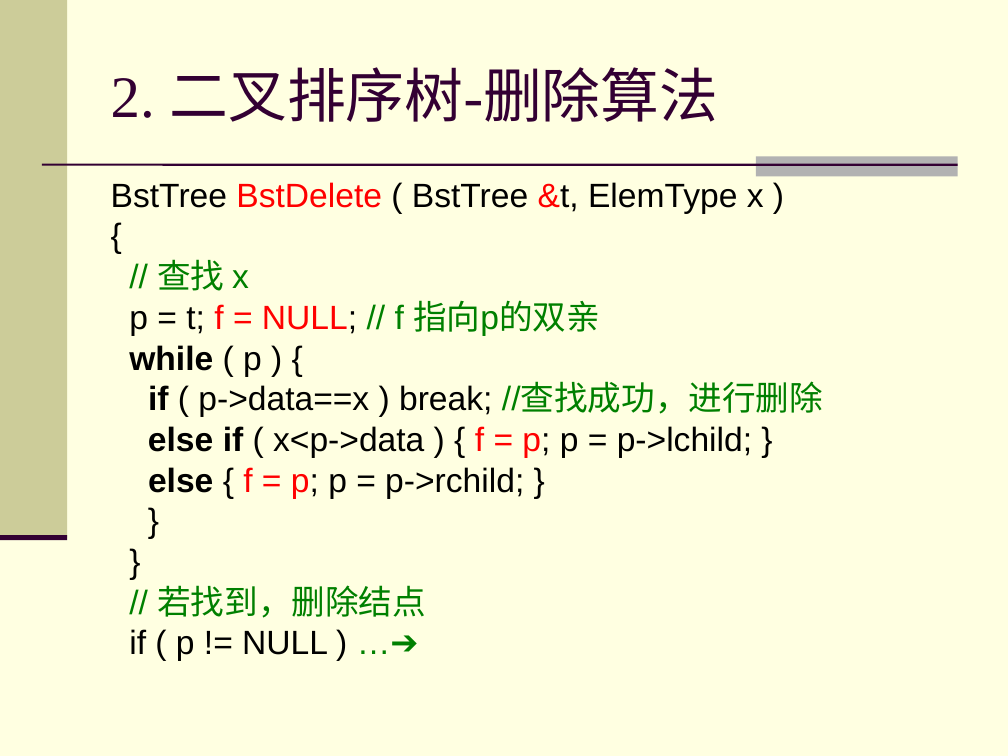
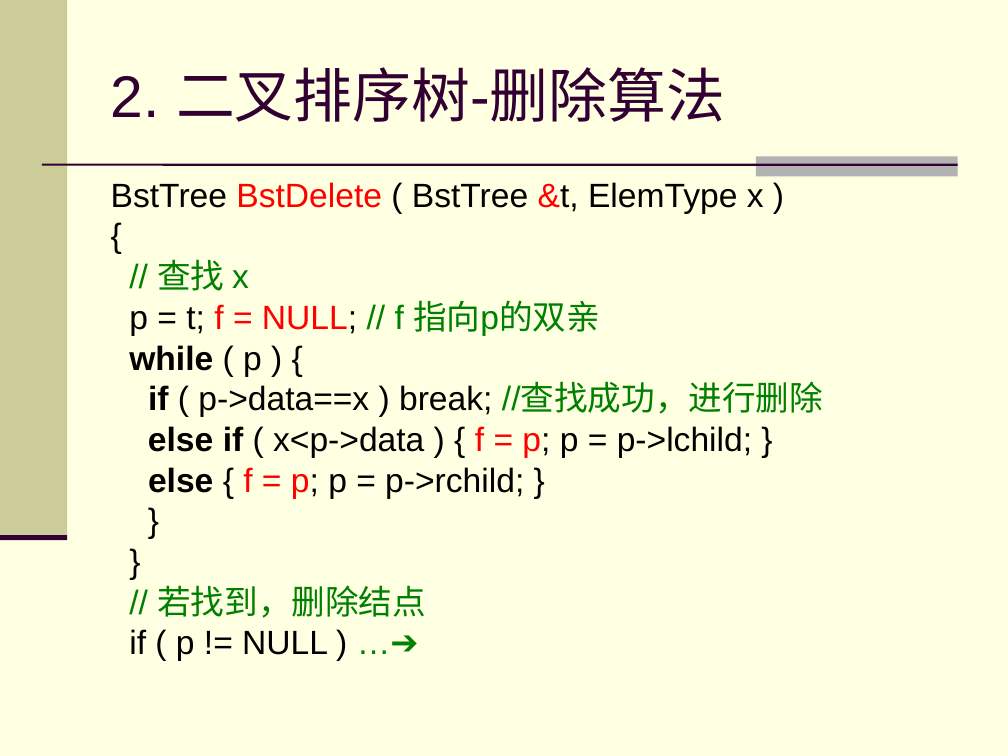
Before and after one commit to zhuangbo/ds-cpp, a slide deck: slide 15 of slides/PPT/ds9.2.1.ppt. Drawn at 1008x756 pixels with LibreOffice and Linux fonts; fonts in the diff are those of the drawing. Boxes give left, top, right and bottom in pixels: in the first picture for what was removed or moved away, otherwise in the second. Text is boxed around its words. In the diff, an @@ line names an element or a change of style, - is before the commit and + after.

```diff
--- a/slides/PPT/ds9.2.1.ppt
+++ b/slides/PPT/ds9.2.1.ppt
@@ title "2. 二叉排序树-删除算法" at [111,67,725,122]: font Times New Roman to Arial @@
```
Also in this commit, not shown: 16 other slides changed.
